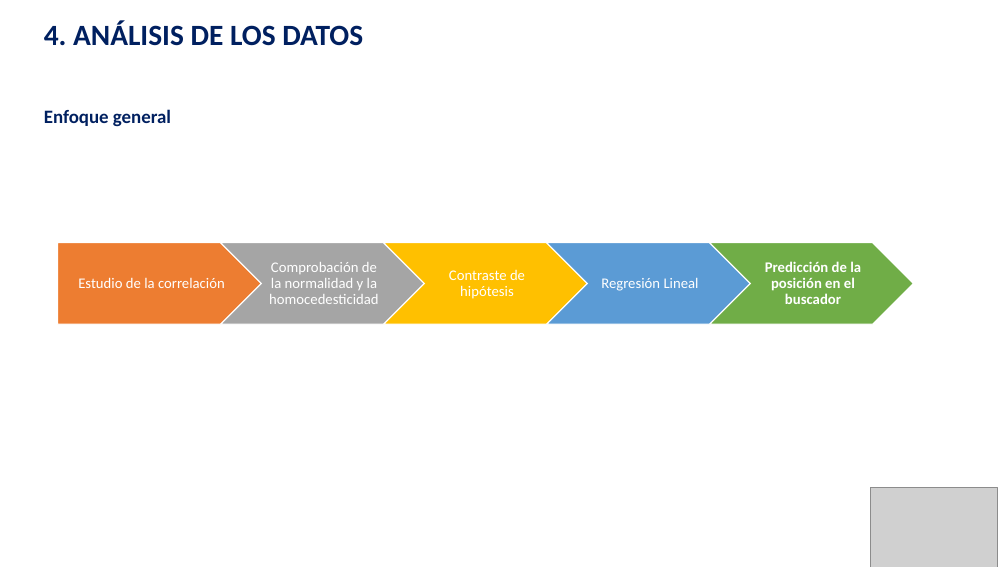
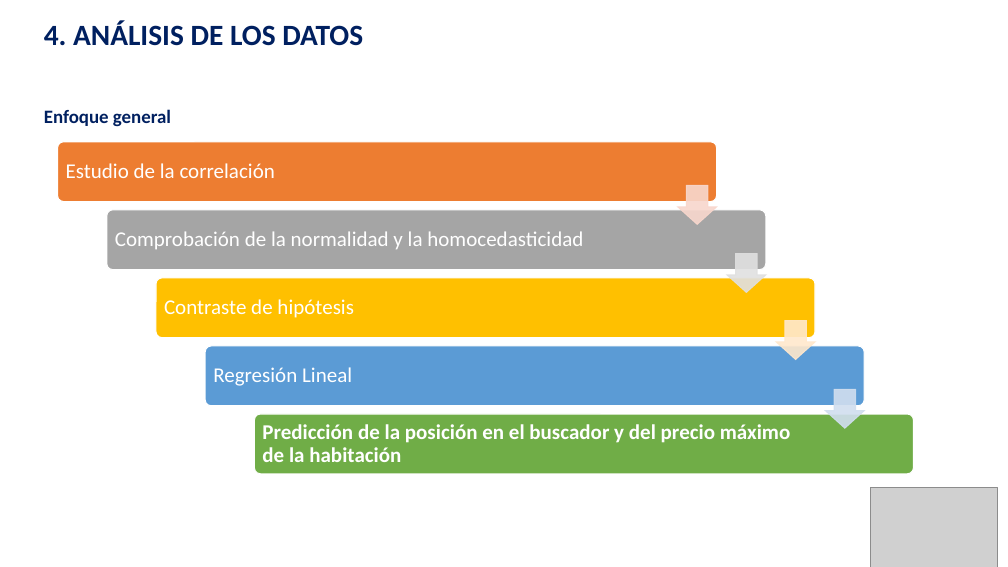
Before and after one commit to guiruha/DataCleaningUOC, a slide deck: slide 9 of Memoria_pres.pptx. Drawn at 1008x567 pixels with LibreOffice and Linux fonts; fonts in the diff are those of the drawing; grey boxes stand for pictures. Boxes give left, top, right and bottom in pixels: in the first picture for what was removed or moved away, otherwise in the second. Text is boxed around its words. In the diff, an @@ line names an element or a change of style, - is before the commit and + after.

Commit message:
ppt update

```diff
--- a/Memoria_pres.pptx
+++ b/Memoria_pres.pptx
@@ text "Estudio de la correlación": place and size @@
-text "Estudio de la correlación" at [78,277,225,288]
+text "Estudio de la correlación" at [66,163,275,178]
@@ text at [115,231,583,249]: text changed; size 14 to 20 pt @@
-Comprobación de la normalidad y la homocedesticidad
+Comprobación de la normalidad y la homocedasticidad
@@ group removed at [57,243,913,324]: 4 chevrons, 1 pentagon arrow @@
@@ text "Contraste de hipótesis": place and size @@
-text "Contraste de hipótesis" at [449,270,525,299]
+text "Contraste de hipótesis" at [164,299,354,318]
@@ size 14 to 20 pt; alignment centre to left; more space between paragraphs in 3 elements at [164,299,354,318], [66,163,275,178], [213,367,352,386] @@
@@ text "Regresión Lineal": place and size @@
-text "Regresión Lineal" at [601,278,699,291]
+text "Regresión Lineal" at [213,367,352,386]
@@ group added at [57,142,914,474]: 5 rounded rectangles, 4 down arrows @@
@@ text at [262,424,791,462]: text changed; size 14 to 20 pt @@
-Predicción de la posición en el buscador
+Predicción de la posición en el buscador y del precio máximo de la habitación
```
Also in this commit, not shown: 1 other slide changed, 1 slide added, 1 other file.
